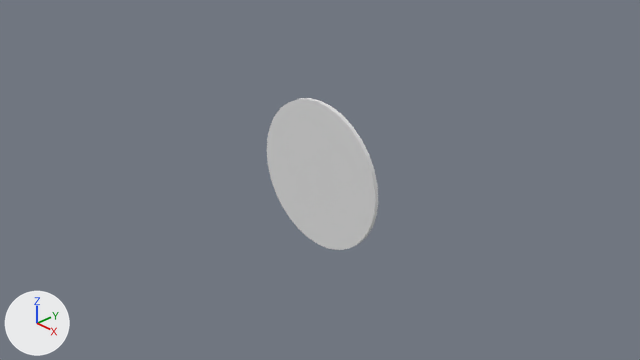
One commit to the Blender file blender/parts/wheels/disc-wheels.blend: the scene before it, then after it.
One viewpoint serves both versions: the file's camera 'Camera'. Lighting does not change. The marker at lower left points along +X, +Y and +Z.
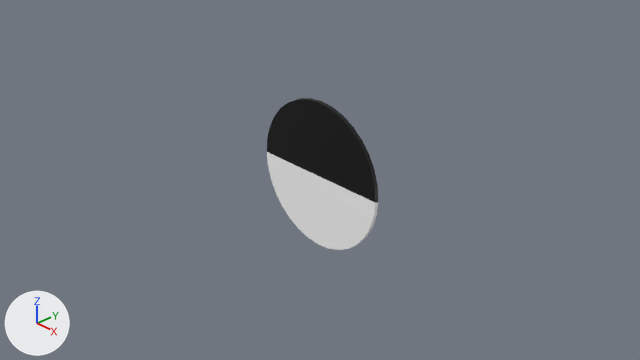
The edits, one by one:
Picture 'disc-wheel-texture.png' (img_disc_wheel_texture_png) is new.
Material 'mat-disc-wheel' (mat_mat_disc_wheel) is new.
Its texture is img_disc_wheel_texture_png.
me_cylinder has 64 vertices, 34 faces and spans x -1.0..1.0, y -1.0..1.0, z -1.0..1.0.
me_cylinder now uses material mat_mat_disc_wheel (picture img_disc_wheel_texture_png).

Boxes [x1, y1, x2, y2] around the edits, measured in the pictures (640 x 360 px):
'Cylinder', recoloured
    both: [267, 98, 378, 250]
